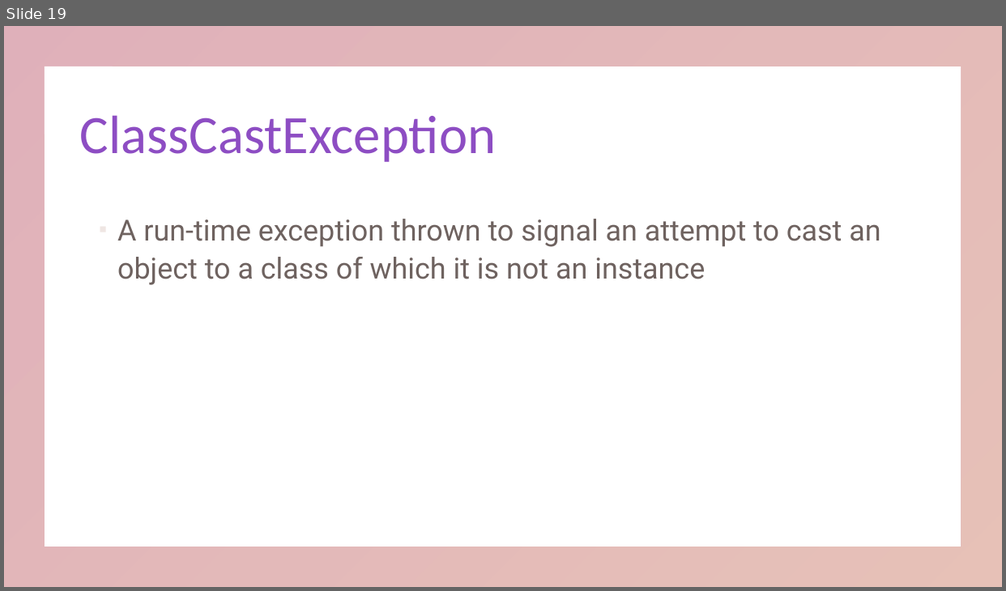
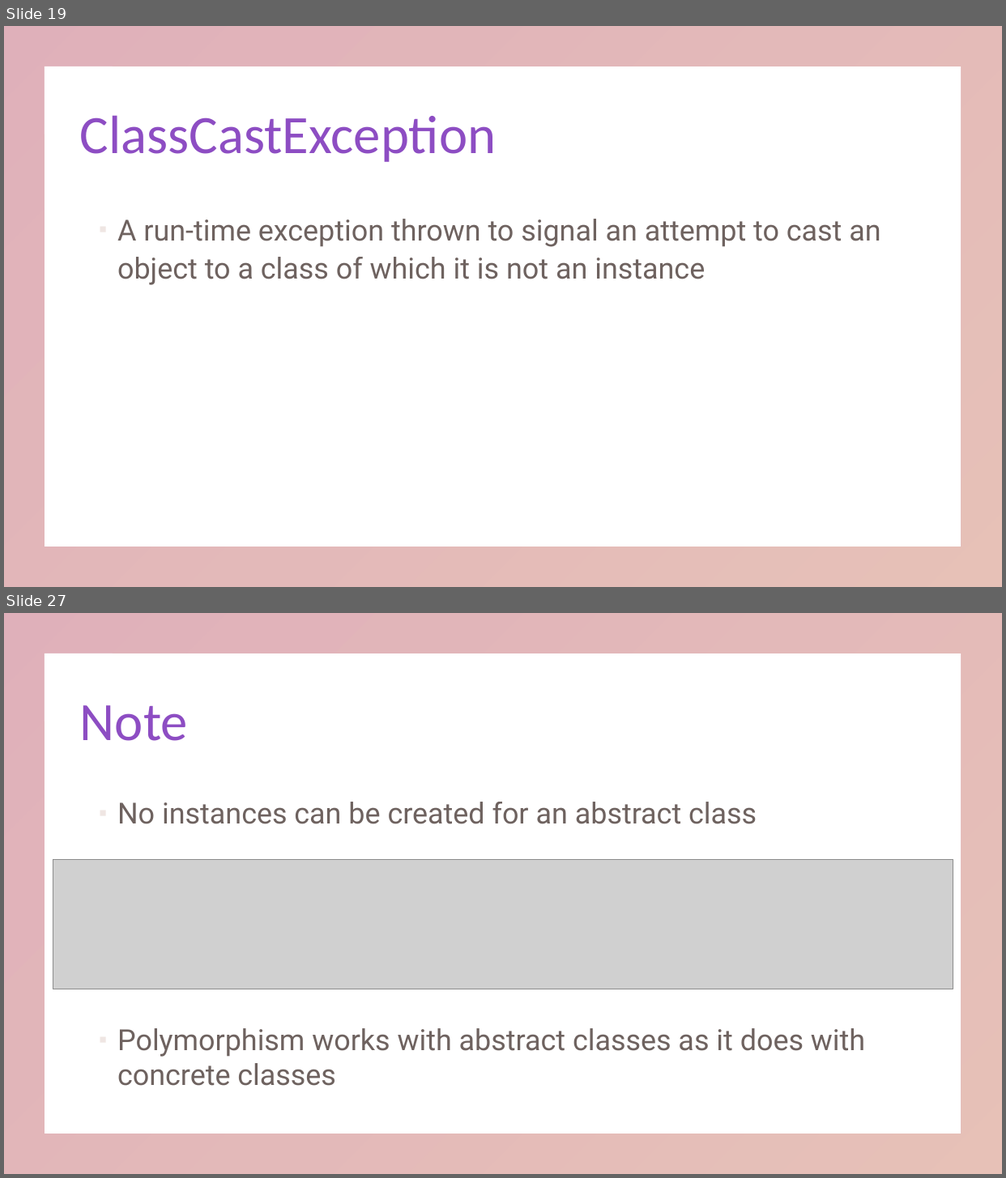
Before and after one commit to KarinaSang/Teaching, a slide deck: AP Java/Week4/Week4.pptx. Shown one above the other, each under a label of ours: slide 19 before the commit, slides 19 and 27 after it; the slides between them are not shown. The pictures are 1006x591 and 1006x1178 pixels, drawn with LibreOffice and Linux fonts; fonts in the diff are those of the drawing; grey boxes stand for pictures. Boxes give left, top, right and bottom in pixels: in the first picture for what was removed or moved away, otherwise in the second. Text is boxed around its words. In the diff, an @@ line names an element or a change of style, - is before the commit and + after.

```diff
--- a/AP Java/Week4/Week4.pptx
+++ b/AP Java/Week4/Week4.pptx
@@ slide 27 added at <box>4,613,1002,1174</box>, background #FFFFFF; not listed: 1 template element that a slide beside it also shows @@
@@ title added at <box>80,705,188,741</box>, 52 pt, text gradient #8D4DC3 to #C3654D @@
+Note
@@ text added at <box>117,802,865,1086</box>, 28 pt, text #31201C at 70% opacity @@
+▪ No instances can be created for an abstract class
+▪ Polymorphism works with abstract classes as it does with concrete classes
@@ picture added at <box>53,859,953,990</box> @@
```
Also in this commit, not shown: 10 other slides added, 3 slides removed, 22 other files.
